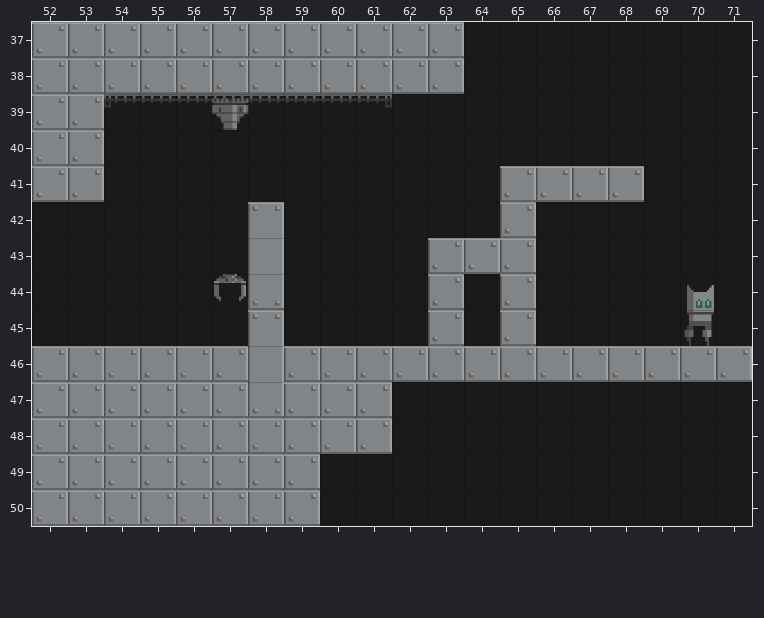
Tiled map: data/level3.tmx. Above: the version before the commit.
Cells are 64x64 px. Shown: x 52..71, y 37..50.
And afterwards:
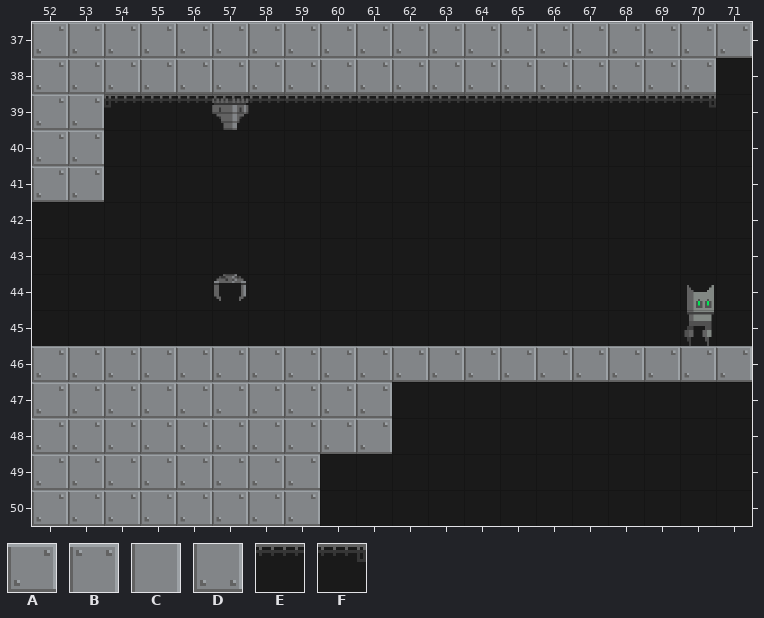
Key: from "tileset": A 0, B 18, C 30, D 42, E 117, F 118.
_ is an empty cell, . an unchanged one.
From old to new:
--- layer "bg"
@@ x 61..70 @@
-39 F_________
+39 EEEEEEEEEF
--- layer "fg"
@@ x 64..71 @@
-37 ________
-38 _______.
+37 AAAAAAAA
+38 AAAAAAA.
@@ x 58..68 @@
-41 .......AAAA
-42 B......A...
-43 C....AAA...
-44 D....A.A...
-45 B....A.A...
-46 C..........
-47 D..........
+41 .......____
+42 _......_...
+43 _....___...
+44 _...._._...
+45 _...._._...
+46 A..........
+47 A..........
Pixel boxes of the changes (left, top, right, bottom) in both pictures:
changed: (385, 22, 752, 108)
removed: (428, 166, 644, 346)
changed: (248, 202, 284, 414)
